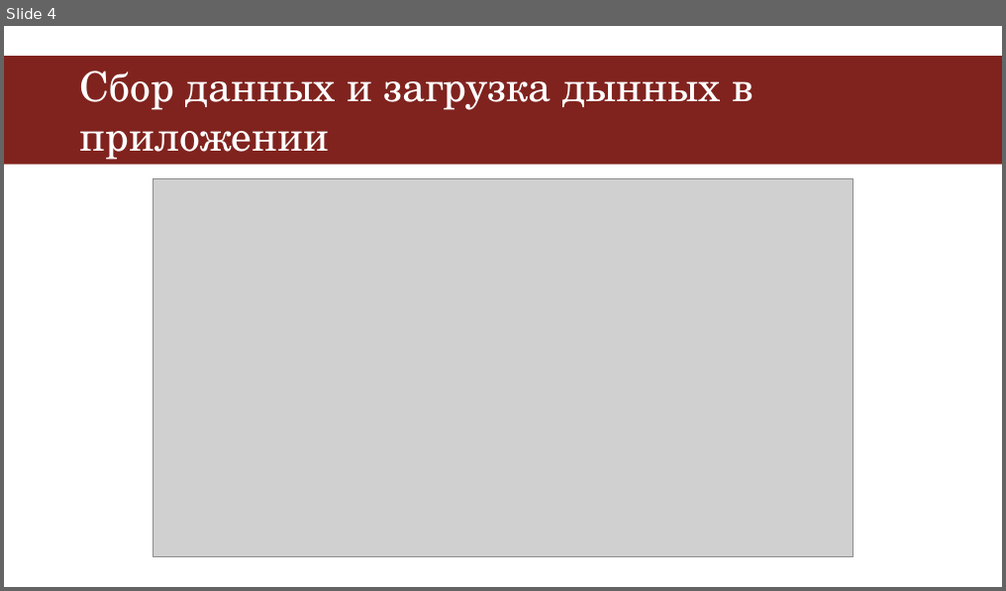
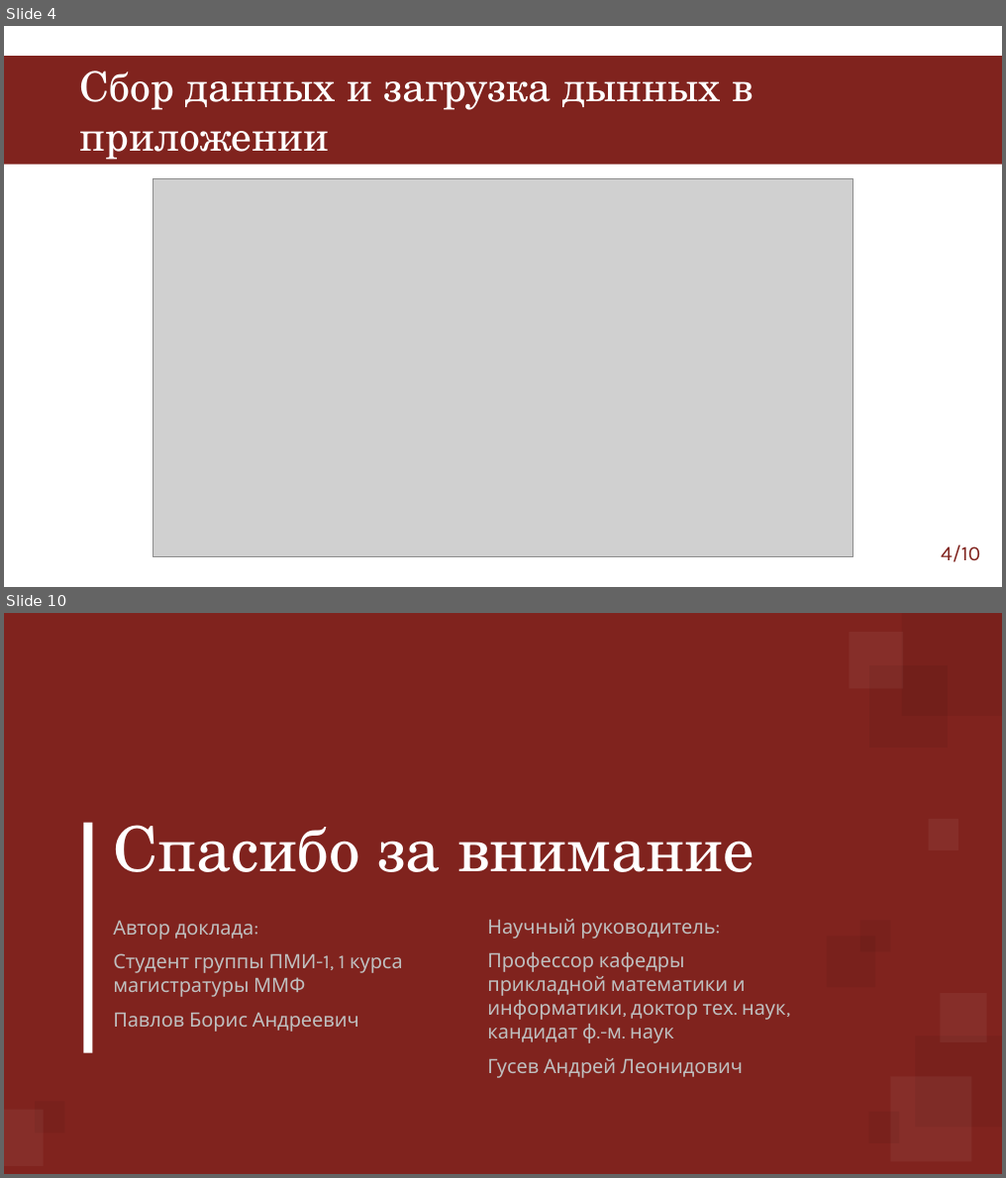
Before and after one commit to EclipsePLZ/Vibration_Analysis, a slide deck: Защита НИР/Защита_НИР(Павлов).pptx. Shown one above the other, each under a label of ours: slide 4 before the commit, slides 4 and 10 after it; the slides between them are not shown. The pictures are 1006x591 and 1006x1178 pixels, drawn with LibreOffice and Linux fonts; fonts in the diff are those of the drawing; grey boxes stand for pictures; background and template pictures are left out. Boxes give left, top, right and bottom in pixels: in the first picture for what was removed or moved away, otherwise in the second. Text is boxed around its words. In the diff, an @@ line names an element or a change of style, - is before the commit and + after.

```diff
--- a/Защита НИР/Защита_НИР(Павлов).pptx
+++ b/Защита НИР/Защита_НИР(Павлов).pptx
@@ slide 10 added at <box>4,613,1002,1174</box>, background #FFFFFF @@
@@ rectangle added at <box>4,613,1002,1174</box>, fill #80231E @@
@@ rectangle added at <box>849,632,903,688</box>, fill #FFFFFF at 5% opacity @@
@@ rectangle added at <box>902,613,1002,716</box>, fill #000000 at 5% opacity @@
@@ rectangle added at <box>869,665,947,748</box>, fill #000000 at 5% opacity @@
@@ rectangle added at <box>929,819,958,851</box>, fill #FFFFFF at 5% opacity @@
@@ rectangle added at <box>83,823,92,1054</box>, fill #FFFFFF @@
@@ title added at <box>113,825,754,872</box>, 60 pt, text #FFFFFF @@
+Спасибо за внимание
@@ subtitle added at <box>113,920,403,1032</box>, 19 pt, text #BFBFBF @@
+Автор доклада:
+Студент группы ПМИ-1, 1 курса магистратуры ММФ
+Павлов Борис Андреевич
@@ text added at <box>487,919,786,1078</box>, 19 pt, text #BFBFBF @@
+Научный руководитель:
+Профессор кафедры прикладной математики и информатики, доктор тех. наук, кандидат ф.-м. наук
+Гусев Андрей Леонидович
@@ rectangle added at <box>827,937,875,987</box>, fill #000000 at 5% opacity @@
@@ rectangle added at <box>860,921,890,953</box>, fill #000000 at 5% opacity @@
@@ rectangle added at <box>940,993,987,1043</box>, fill #FFFFFF at 5% opacity @@
@@ rectangle added at <box>915,1036,1002,1128</box>, fill #000000 at 5% opacity @@
@@ rectangle added at <box>890,1076,972,1161</box>, fill #FFFFFF at 5% opacity @@
@@ rectangle added at <box>4,1109,43,1166</box>, fill #FFFFFF at 5% opacity @@
@@ rectangle added at <box>35,1102,64,1134</box>, fill #000000 at 5% opacity @@
@@ rectangle added at <box>869,1112,899,1143</box>, fill #000000 at 5% opacity @@
@@ slide 4 changed as well @@
@@ page number added at <box>941,545,980,563</box>, 20 pt, text #80231E @@
+4/10
```
Also in this commit, not shown: 3 other slides changed, 5 other slides added, 1 slide removed, 4 other files.
